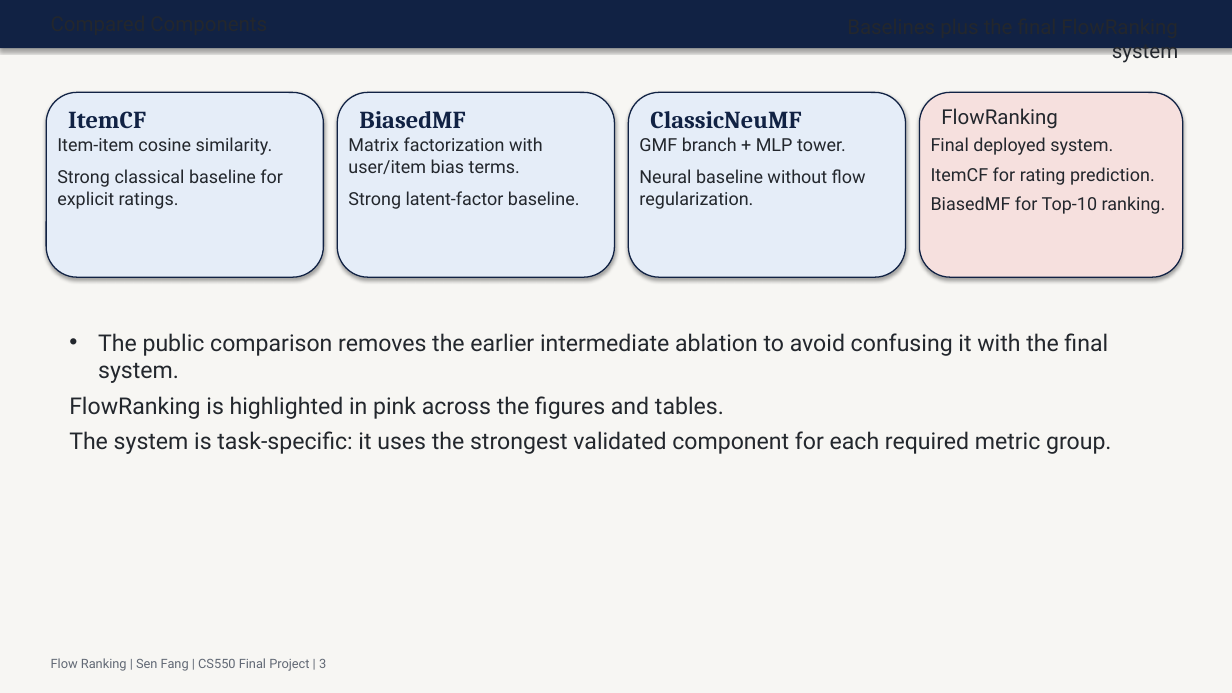
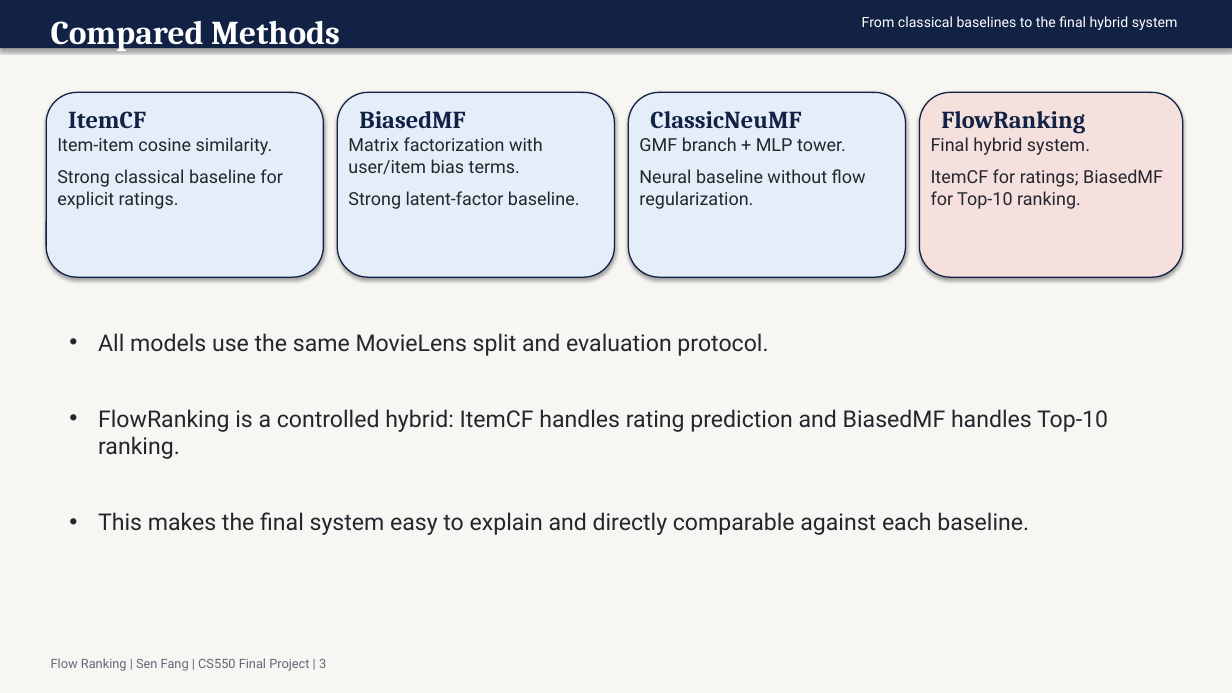
Before and after one commit to FangSen9000/FlowRanking, a slide deck: slide 3 of assets/flow_ranking_slides.pptx. Drawn at 1232x693 pixels with LibreOffice and Linux fonts; fonts in the diff are those of the drawing. Boxes give left, top, right and bottom in pixels: in the first picture for what was removed or moved away, otherwise in the second. Text is boxed around its words. In the diff, an @@ line names an element or a change of style, - is before the commit and + after.

```diff
--- a/assets/flow_ranking_slides.pptx
+++ b/assets/flow_ranking_slides.pptx
@@ text added at (x1=51, y1=21, x2=340, y2=51), 26 pt, text #FFFFFF, bold @@
+Compared Methods
@@ text at (x1=862, y1=16, x2=1178, y2=30): text changed; size 16 to 11 pt; text colour #23272D to #FFFFFF @@
-Baselines plus the final FlowRanking system
+From classical baselines to the final hybrid system
@@ text "FlowRanking" at (x1=941, y1=111, x2=1085, y2=134): size 16 to 19 pt, font Roboto to Cambria, text colour #23272D to #112244, bold on @@
@@ text at (x1=931, y1=137, x2=1163, y2=209): text changed @@
-Final deployed system.
-ItemCF for rating prediction.
-BiasedMF for Top-10 ranking.
+Final hybrid system.
+ItemCF for ratings; BiasedMF for Top-10 ranking.
@@ text at (x1=98, y1=333, x2=1108, y2=535): text changed @@
-• The public comparison removes the earlier intermediate ablation to avoid confusing it with the final system.
-FlowRanking is highlighted in pink across the figures and tables.
-The system is task-specific: it uses the strongest validated component for each required metric group.
+• All models use the same MovieLens split and evaluation protocol.
+• FlowRanking is a controlled hybrid: ItemCF handles rating prediction and BiasedMF handles Top-10 ranking.
+• This makes the final system easy to explain and directly comparable against each baseline.
```
Also in this commit, not shown: 6 other slides changed, 2 other files.
